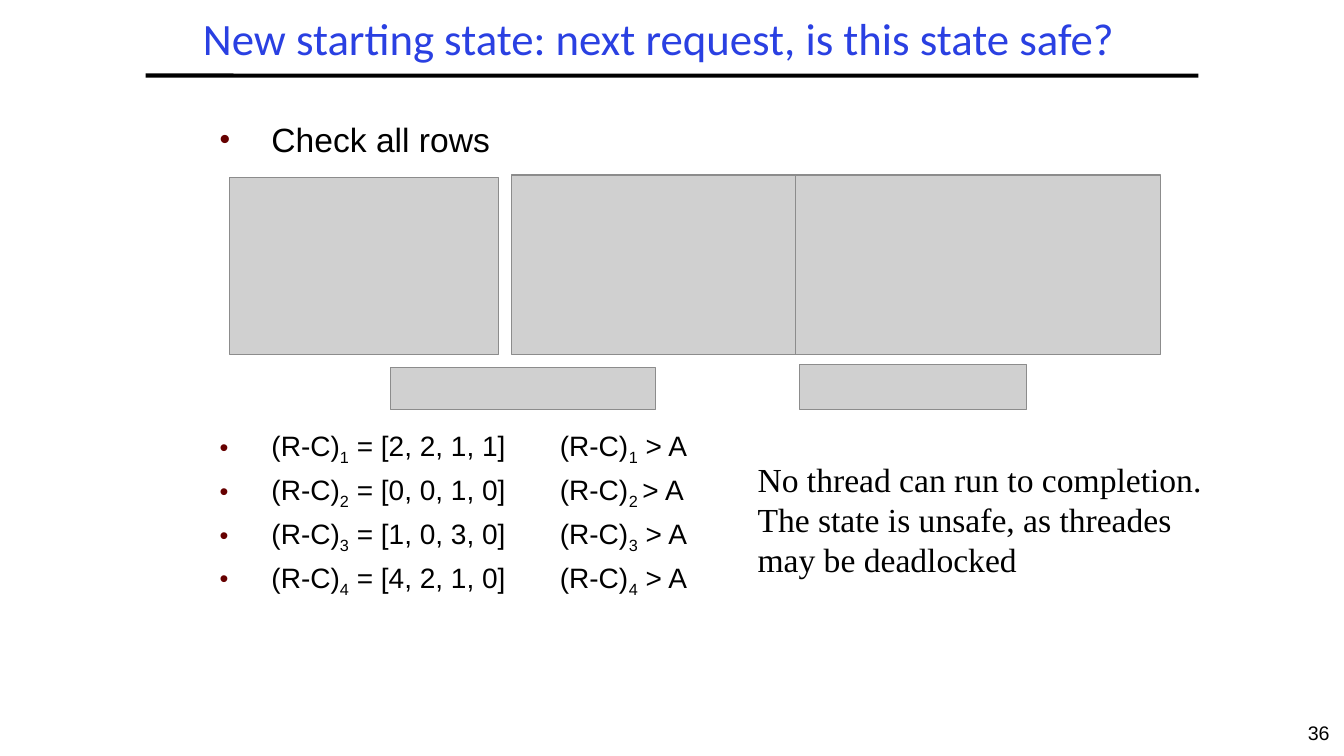
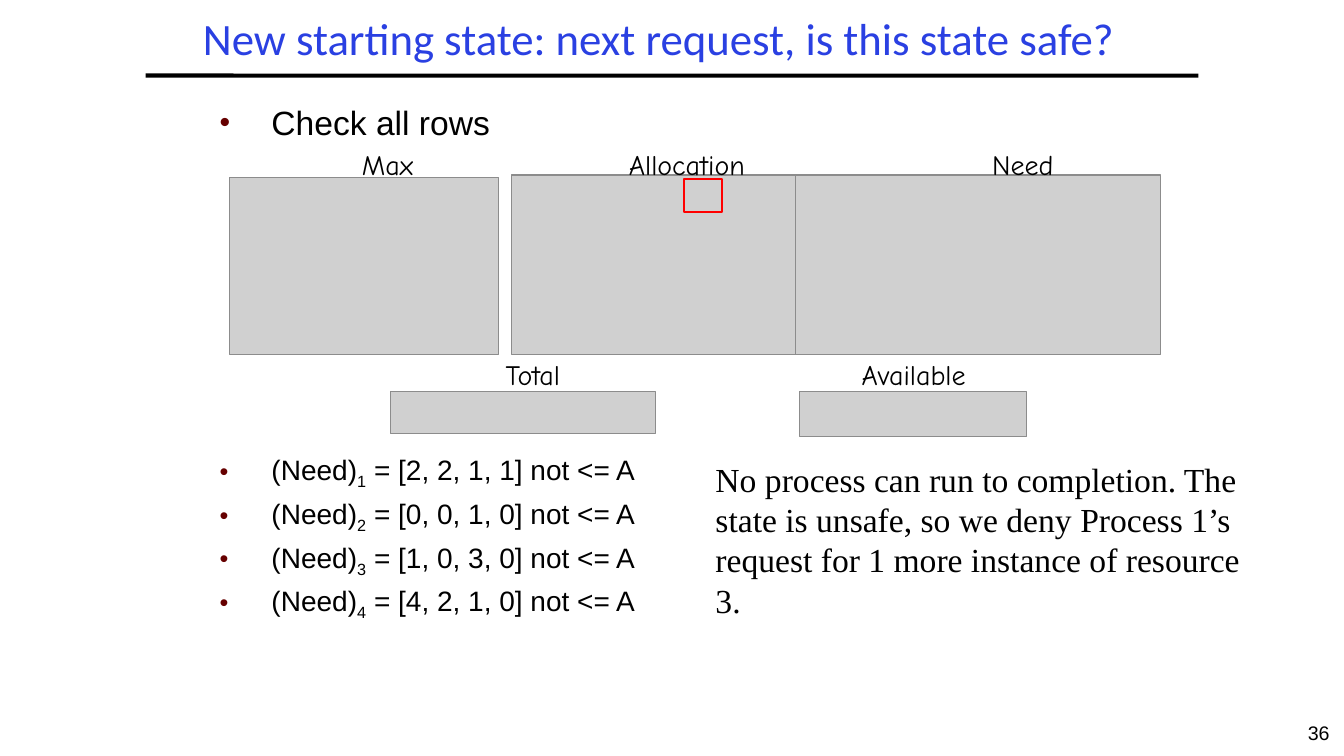
Before and after one commit to guhofstra/CSC256Fa25, a slide deck: slide 36 of PPTs/L4-Deadlocks.pptx. Drawn at 1344x756 pixels with LibreOffice and Linux fonts; fonts in the diff are those of the drawing; grey boxes stand for pictures. Boxes give left, top, right and bottom in pixels: in the first picture for what was removed or moved away, otherwise in the second. Text is boxed around its words. In the diff, an @@ line names an element or a change of style, - is before the commit and + after.

```diff
--- a/PPTs/L4-Deadlocks.pptx
+++ b/PPTs/L4-Deadlocks.pptx
@@ text "Check all rows": place and size @@
-text "Check all rows" at [271,127,687,595]
+text "Check all rows" at [271,110,635,618]
@@ text added at [362,156,413,185], 20 pt, text #000000 @@
+Max
@@ text added at [629,156,745,185], 20 pt, text #000000 @@
+Allocation
@@ rectangle added at [684,178,722,212], outline #FF0000 1.5 pt @@
@@ text added at [992,151,1053,176], 20 pt, text #000000 @@
+Need
@@ text added at [506,366,560,395], 20 pt, text #000000 @@
+Total
@@ text added at [862,366,966,395], 20 pt, text #000000 @@
+Available
@@ picture: place and size @@
-picture at [390,368,655,409]
+picture at [390,392,655,434]
@@ picture: place and size @@
-picture at [800,365,1027,410]
+picture at [800,392,1027,438]
@@ text at [271,459,635,618]: text changed @@
-• (R-C)1 = [2, 2, 1, 1] (R-C)1 > A
-• (R-C)2 = [0, 0, 1, 0] (R-C)2 > A
-• (R-C)3 = [1, 0, 3, 0] (R-C)3 > A
-• (R-C)4 = [4, 2, 1, 0] (R-C)4 > A
+• (Need)1 = [2, 2, 1, 1] not <= A
+• (Need)2 = [0, 0, 1, 0] not <= A
+• (Need)3 = [1, 0, 3, 0] not <= A
+• (Need)4 = [4, 2, 1, 0] not <= A
@@ text at [715,468,1240,614]: text changed @@
-No thread can run to completion. The state is unsafe, as threades may be deadlocked
+No process can run to completion. The state is unsafe, so we deny Process 1’s request for 1 more instance of resource 3.
```
Also in this commit, not shown: 34 other slides changed, 1 slide added, 10 slides removed, 10 other files.
